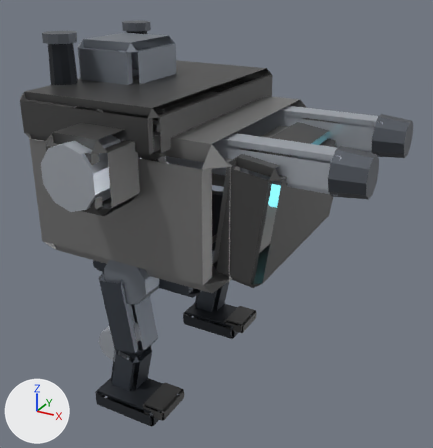
One commit to the glTF model assets/models/heavy.glb: the scene before it, then after it.
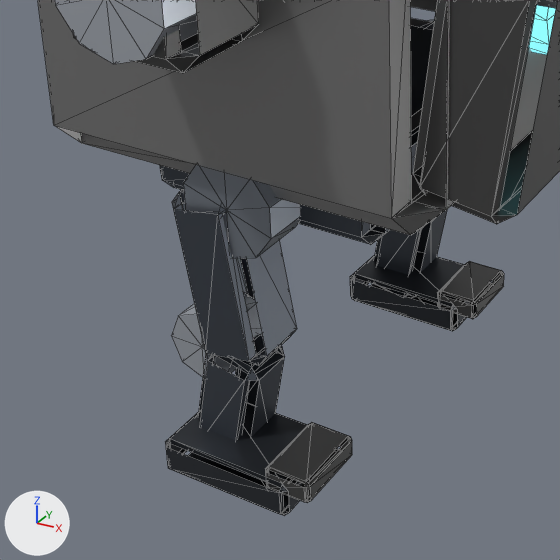
The first picture shows the older version from a camera (50 mm lens) standing at (30.9, -48.6, 41.3) and looking at (4.5, -0.5, 17.3). The close-ups show the older and then the newer version on the part from 4% to 65% of the width and 41% to 100% of the height of that picture. Only the edits that show in the close-ups are written down. The axes (+X, +Y, +Z) are drawn at lower left. The lights are the same throughout. The close-ups show mesh edges as thin lines. Vertices at exactly the same position are counted once.

Names of what the first close-up shows: 'body' and 1 more.
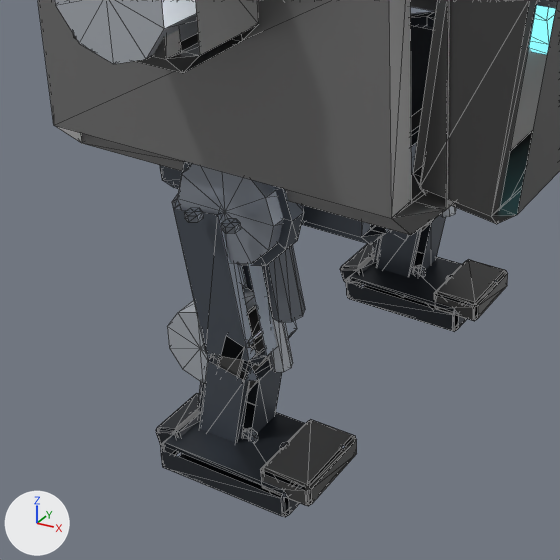
Boxes (x1, y1, x2, y2) around the edits, measured in the close-ups (560 x 560 px; the box of a moved part takes in the faces that stretch with it):
'body', reshaped
    before: (38, 0, 560, 515)
    after: (38, 0, 560, 517)
part 1 of me_bodymesh, added
    after: (413, 265, 426, 277)
part 2 of me_bodymesh, added
    after: (221, 219, 240, 234)
part 3 of me_bodymesh, added
    after: (184, 208, 203, 222)
part 4 of me_bodymesh, added
    after: (242, 428, 258, 443)
part 5 of me_bodymesh, added
    after: (167, 285, 262, 383)
part 6 of me_bodymesh, moved or reshaped
    before: (437, 261, 504, 319)
    after: (434, 259, 508, 321)
part 7 of me_bodymesh, moved or reshaped
    before: (265, 422, 352, 503)
    after: (260, 420, 357, 506)
part 8 of me_bodymesh, moved or reshaped
    before: (350, 251, 470, 331)
    after: (346, 251, 471, 332)
part 9 of me_bodymesh, moved or reshaped
    before: (165, 402, 307, 515)
    after: (160, 402, 306, 517)
part 10 of me_bodymesh, rebuilt (mostly hidden)
    before: (415, 20, 434, 30)
    after: (417, 25, 433, 30)
part 11 of me_bodymesh, rebuilt (10% wider, 6% taller)
    before: (183, 165, 300, 259)
    after: (177, 164, 306, 264)
part 12 of me_bodymesh, built on (mostly hidden)
    after: (340, 12, 456, 283)
part 13 of me_bodymesh, built on
    before: (171, 292, 262, 379)
    after: (156, 161, 305, 445)

The change, as a list of edits to the scene's bpy script:
```text
Add mat_deck:
    mat_deck = principled_material('Deck')
    mat_deck.base_color = (0.0331, 0.0382, 0.0467)  # dark grey #33373d
    mat_deck.metallic = 0.7
    mat_deck.roughness = 0.42
Change me_bodymesh:
    used by ob_body; location = (0.0, 0.0, 0.0)
    remove me_bodymesh.from_pydata(...)  # 632 vertices, 1140 faces; spans x -10.5..14.5, y -16.0..16.0, z -0.3..35.4
    add me_bodymesh.from_pydata(...)  # 1152 vertices, 2052 faces; spans x -10.5..14.5, y -16.0..16.0, z -0.3..35.4
    me_bodymesh part 1: a new loose piece, a 6-sided cylinder along y spanning x -0.04..0.65, y 6.92..7.2, z 1.45..2.25, in mat_steel (grey #7d838c)
    me_bodymesh part 2: a new loose piece, a 6-sided cylinder along z spanning x 0.65..1.35, y -11.37..-10.57, z 14.01..14.33, in mat_steel (grey #7d838c)
    me_bodymesh part 3: a new loose piece, a 6-sided cylinder along z spanning x -1.35..-0.65, y -11.37..-10.57, z 14.01..14.33, in mat_steel (grey #7d838c)
    me_bodymesh part 4: a new loose piece, a 6-sided cylinder along y spanning x -0.04..0.65, y -9.88..-9.6, z 1.45..2.25, in mat_steel (grey #7d838c)
    me_bodymesh part 5: a new loose piece, a 10-sided cylinder along y spanning x -4.1..-0.3, y -9.9..-6.9, z 4.2..8.2, in mat_hulllight (light grey #d2d8e0)
    me_bodymesh part 6: the loose piece of 24 vertices spanning x 2.5..4.9, y 5.1..9.1, z 1.1..2.3 is scaled about its middle by (1.14, 1.08, 1)
    me_bodymesh part 7: the loose piece of 24 vertices spanning x 2.5..4.9, y -11.7..-7.7, z 1.1..2.3 is scaled about its middle by (1.14, 1.08, 1)
    me_bodymesh part 8: the loose piece of 24 vertices spanning x -3.2..3.9, y 4.7..9.4, z 0.0..1.8 is scaled about its middle by (1.06, 1.09, 0.833)
    me_bodymesh part 9: the loose piece of 24 vertices spanning x -3.2..3.9, y -12.1..-7.4, z 0.0..1.8 is scaled about its middle by (1.06, 1.09, 0.833)
    me_bodymesh part 10: the loose piece of 24 vertices spanning x -2.3..2.3, y 6.9..9.9, z 11.7..16.6 is rebuilt with 28 vertices and now spans x -2.6..2.6, y 6.7..10.1, z 11.6..16.8
    me_bodymesh part 11: the loose piece of 24 vertices spanning x -2.3..2.3, y -9.9..-6.9, z 11.7..16.6 is rebuilt with 28 vertices and now spans x -2.6..2.6, y -10.1..-6.7, z 11.6..16.8
    me_bodymesh part 12: 18 vertices removed from x -4.0..-0.3, y 7.0..9.8, z 4.3..8.0; 126 vertices added at x -4.2..3.1, y 5.4..10.2, z 0.7..17.2
    me_bodymesh part 13: 18 vertices removed from x -4.0..-0.3, y -9.8..-7.0, z 4.3..8.0; 126 vertices added at x -4.2..3.1, y -11.4..-6.6, z 0.7..17.2
    other edits to the shape of me_bodymesh do not show in these pictures
    remove me_bodymesh.materials.append(mat_trim)  # dark grey #2c3036
    add me_bodymesh.materials.append(mat_deck)  # dark grey #33373d
```
